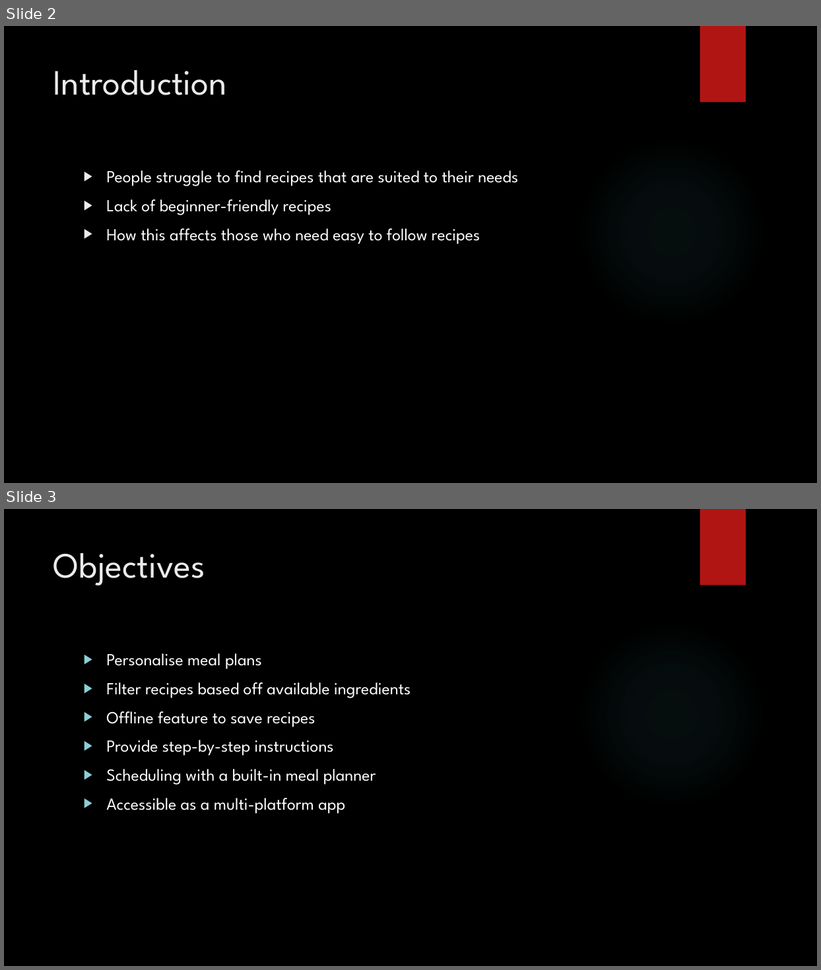
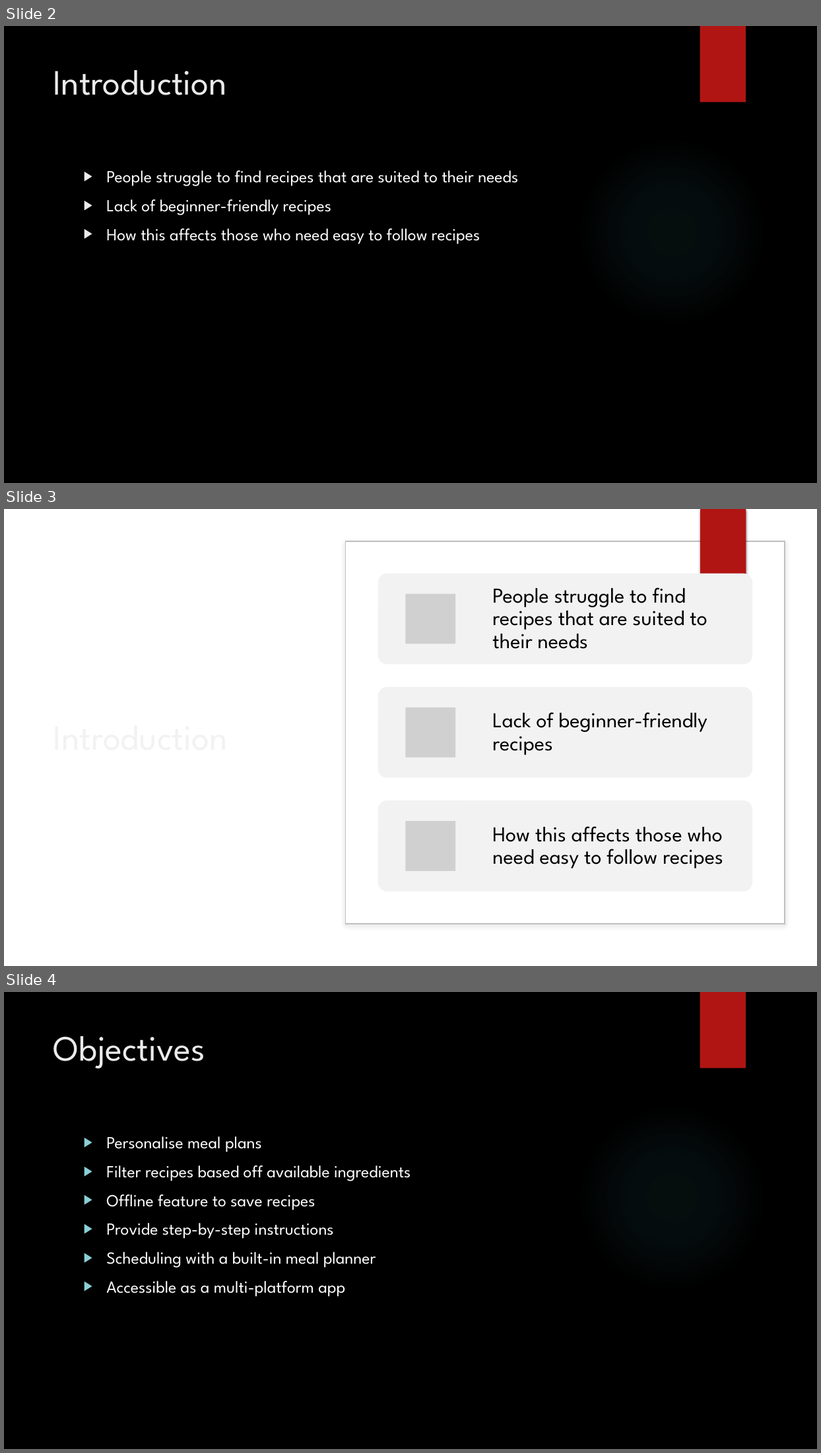
Before and after one commit to NathanTh3Gr3at/ITPV302_Project, a slide deck: PowerPoint Slides/ITPV302 - Presentation.pptx. Shown one above the other, each under a label of ours: slides 2 and 3 before the commit, slides 2, 3 and 4 after it. The pictures are 821x970 and 821x1453 pixels, drawn with LibreOffice and Linux fonts; fonts in the diff are those of the drawing; grey boxes stand for pictures; background and template pictures are left out. Boxes give left, top, right and bottom in pixels: in the first picture for what was removed or moved away, otherwise in the second. Text is boxed around its words. In the diff, an @@ line names an element or a change of style, - is before the commit and + after.

```diff
--- a/PowerPoint Slides/ITPV302 - Presentation.pptx
+++ b/PowerPoint Slides/ITPV302 - Presentation.pptx
@@ slide 3 added at (x1=4, y1=509, x2=817, y2=966), background picture (left out); not listed: 1 template element that a slide beside it also shows @@
@@ rectangle added at (x1=314, y1=509, x2=817, y2=966), fill #FFFFFF @@
@@ rectangle added at (x1=700, y1=509, x2=746, y2=586), fill #B01513 @@
@@ rounded rectangle added at (x1=346, y1=541, x2=785, y2=924), fill #FFFFFF, outline #BFBFBF 1 pt @@
@@ title added at (x1=48, y1=580, x2=281, y2=891), 42 pt, text #F2F2F2 @@
+Introduction
@@ group added at (x1=378, y1=574, x2=752, y2=891): 3 rounded rectangles, 3 pictures, 3 texts @@
+People struggle to find recipes that are suited to their needs
+Lack of beginner-friendly recipes
+How this affects those who need easy to follow recipes
@@ what was slide 3 is now slide 4 @@
```
Also in this commit, not shown: 1 slide changed, 1 other slide added, 1 other file.
